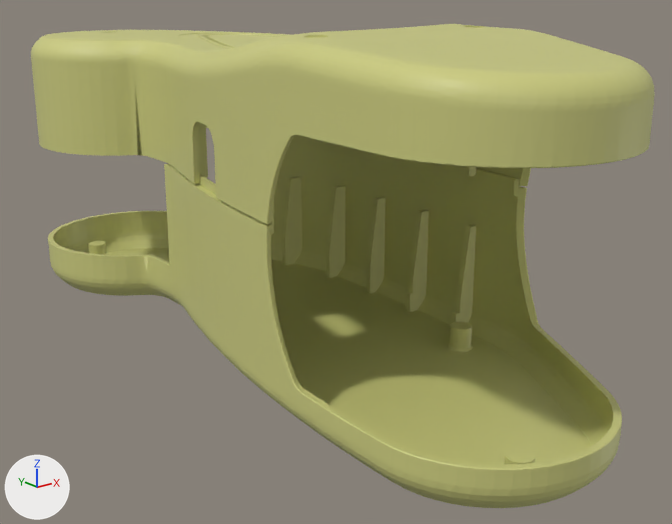
One commit to the COLLADA model scenes/dae/Body_LHP_vis.dae: the scene before it, then after it.
Before and after are seen from a camera (50 mm lens) standing at (-0.245, -0.218, 0.04) and looking at (0.026, 0.121, -0.095). Every picture has the same lights, and +X, +Y and +Z are marked at lower left. Vertices at the same position are counted once.

Before the edit, the objects in view are built like this:
```python
me_shape0 = bpy.data.meshes.new('shape0')
me_shape0.from_pydata(...)  # 13508 vertices, 27124 faces; spans x -0.052..0.093, y -0.052..0.331, z -0.135..0.018
me_shape0.materials.append(mat_vertex_colours)
ob_node = bpy.data.objects.new('node', me_shape0)
ob_node.location = (0.0, 0.0, 0.0)
```
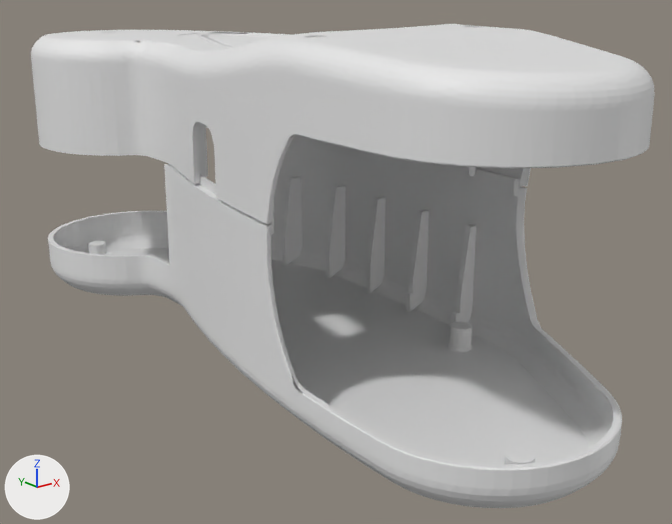
Changed parts and their boxes (x1, y1, x2, y2) in the pictures (672 x 524 px):
part 1 of me_shape0, cut back
    before: (31, 24, 653, 424)
    after: (85, 35, 643, 346)
part 2 of me_shape0, cut back (beige)
    before: (352, 380, 622, 508)
part 3 of me_shape0, recoloured (beige to grey)
    both: (31, 25, 655, 505)

The change, as a list of edits to the scene's bpy script:
```text
Change me_shape0:
    used by ob_node; location = (0.0, 0.0, 0.0)
    remove me_shape0.from_pydata(...)  # 13508 vertices, 27124 faces; spans x -0.052..0.093, y -0.052..0.331, z -0.135..0.018
    add me_shape0.from_pydata(...)  # 7091 vertices, 13872 faces; spans x -0.052..0.093, y -0.052..0.331, z -0.135..0.018
    me_shape0 part 1: 61 vertices moved within x -0.042..0.088, y -0.048..0.324, z -0.132..0.015; 6304 vertices removed from x -0.051..0.093, y -0.051..0.331, z -0.135..0.018
    me_shape0 part 2: 1 vertex moved within x -0.042, y 0.0, z -0.132; 113 vertices removed from x -0.051..0.055, y -0.052..0.0, z -0.135..-0.116
    me_shape0 part 3: 7461 faces spanning x -0.052..0.093, y -0.052..0.331, z -0.135..0.018 switch from mat_vertex_colours to no material
```
